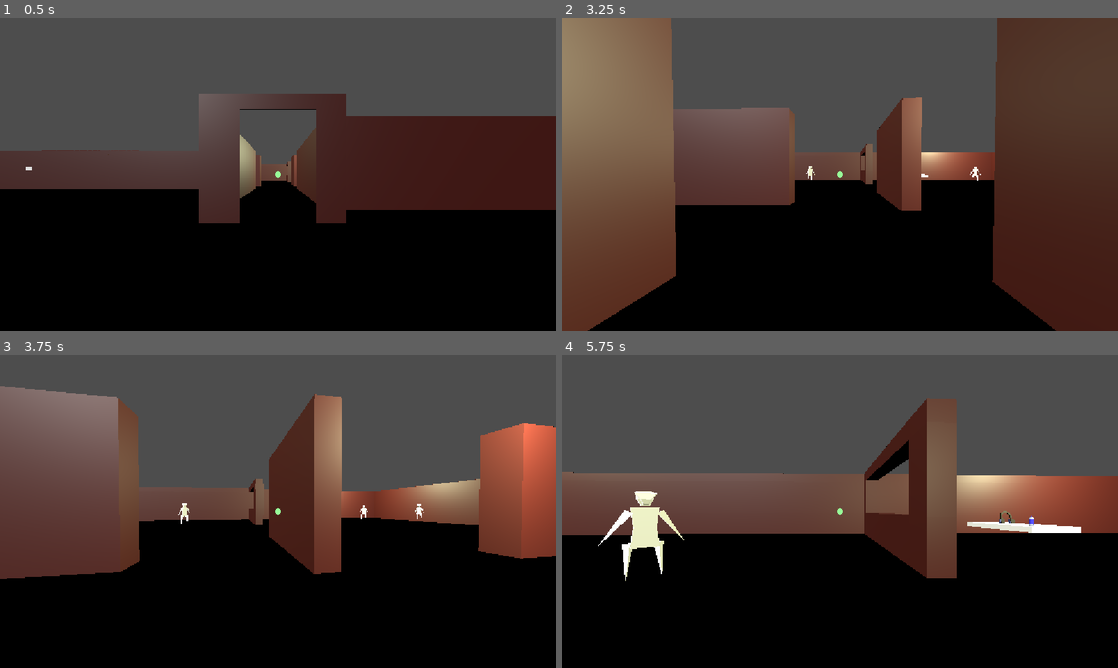
Above: before the commit, frames 1-4 (two rows, left to right).
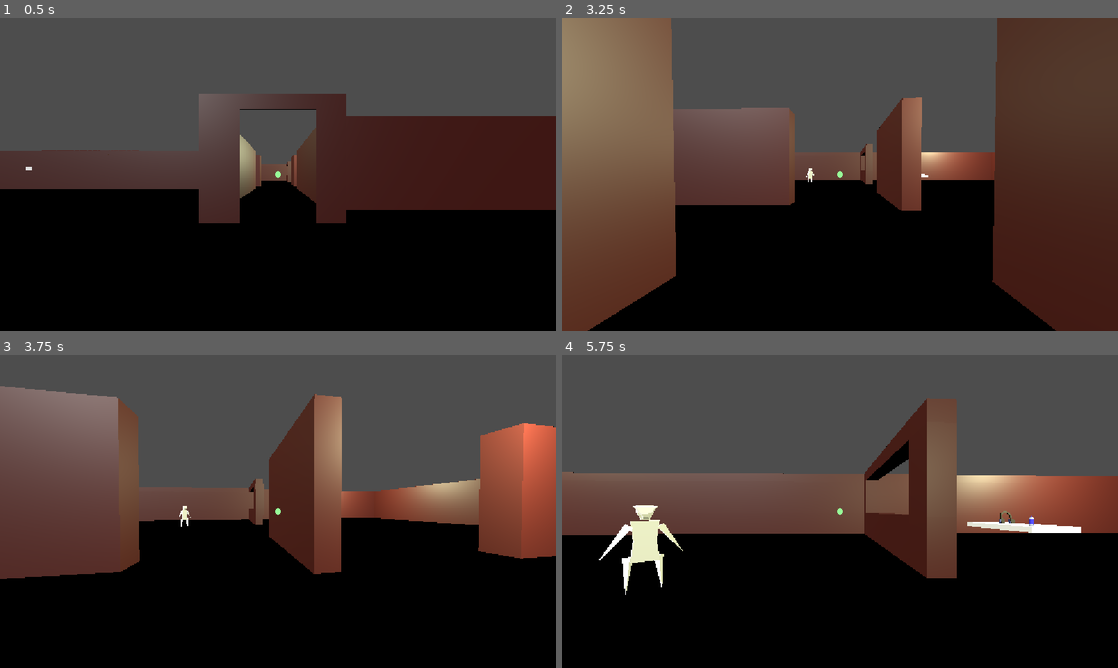
Above: after the commit, the same moments.

Repository: Dendrobyte/eye-of-attention
Game: Godot game, scene res://main.tscn
Same seed, same stepped clock (60 frames per second), same inputs: the game is played once before the commit and once after it.
Inputs (mouse positions are in pixels of both pictures, inside the frame that each line leads up to):
- Up to frame 1 (0.5 s): no input
- Up to frame 2 (3.25 s): tap Enter at 0.5 s; move the mouse to (867, 174) at 0.52 s; press the mouse at (867, 174) at 0.53 s; hold W (MOVE_FORWARD) from 0.53 s (still down); move the mouse to (812, 174) at 1.27 s; release the mouse at (812, 174) at 1.28 s; tap Shift (SPRINT) at 1.35, 2.85 s; move the mouse to (851, 168) at 2.02 s; press the mouse at (851, 168) at 2.03 s; move the mouse to (834, 180) at 2.77 s; release the mouse at (834, 180) at 2.78 s
- Up to frame 3 (3.75 s): keep holding W (MOVE_FORWARD); move the mouse to (316, 514) at 3.52 s; press the mouse at (316, 514) at 3.53 s
- Up to frame 4 (5.75 s): keep holding W (MOVE_FORWARD); move the mouse to (795, 508) at 4.27 s; release the mouse at (795, 508) at 4.28 s; tap Shift (SPRINT) at 4.35 s; move the mouse to (845, 511) at 5.02 s; press the mouse at (845, 511) at 5.03 s

Frame 1 is identical in both runs. In frame 2, less than 0.1% of the frame differs, in the area x 43-76%, y 47-53%; in frame 3, 0.1%; in frame 4, 1.3%, in the area x 6-22%, y 43-77%.

Commit message:
Timers added, NPCs snap down

Diff:
--- a/spatial-memory-match/entity_scenes/char_base_scene.tscn
+++ b/spatial-memory-match/entity_scenes/char_base_scene.tscn
@@ -73,6 +73,7 @@
 
 [sub_resource type="Animation" id="Animation_02bcf"]
 resource_name = "mask_off"
+length = 0.5
 tracks/0/type = "bezier"
 tracks/0/imported = false
 tracks/0/enabled = true
@@ -80,9 +81,9 @@
 tracks/0/interp = 1
 tracks/0/loop_wrap = true
 tracks/0/keys = {
-"handle_modes": PackedInt32Array(0, 2),
+"handle_modes": PackedInt32Array(0, 0),
 "points": PackedFloat32Array(-7.72594e-06, -0.0005, 0, 0.0005, 0, -0.26011378, -0.45, 0.012241021, 0, 0),
-"times": PackedFloat32Array(0.0009999999, 0.75)
+"times": PackedFloat32Array(0.0009999999, 0.5)
 }
 tracks/1/type = "bezier"
 tracks/1/imported = false
@@ -91,9 +92,9 @@
 tracks/1/interp = 1
 tracks/1/loop_wrap = true
 tracks/1/keys = {
-"handle_modes": PackedInt32Array(0, 2),
+"handle_modes": PackedInt32Array(0, 0),
 "points": PackedFloat32Array(2.4678926, -0.0005, 0, 0.0005, 0, 2.4292936, -0.55, 0.004971981, 0, 0),
-"times": PackedFloat32Array(0.0009999999, 0.75)
+"times": PackedFloat32Array(0.0009999999, 0.5)
 }
 tracks/2/type = "bezier"
 tracks/2/imported = false
@@ -102,9 +103,9 @@
 tracks/2/interp = 1
 tracks/2/loop_wrap = true
 tracks/2/keys = {
-"handle_modes": PackedInt32Array(0, 2),
+"handle_modes": PackedInt32Array(0, 0),
 "points": PackedFloat32Array(-0.20849395, -0.0005, 0, 0.0005, 0, -0.20849395, -0.12483334, 0, 0, 0),
-"times": PackedFloat32Array(0.0009999999, 0.75)
+"times": PackedFloat32Array(0.0009999999, 0.5)
 }
 tracks/3/type = "bezier"
 tracks/3/imported = false
@@ -113,13 +114,14 @@
 tracks/3/interp = 1
 tracks/3/loop_wrap = true
 tracks/3/keys = {
-"handle_modes": PackedInt32Array(0, 2),
+"handle_modes": PackedInt32Array(0, 0),
 "points": PackedFloat32Array(0, -0.0005, 0, 0.0005, 0, 0.71130925, -0.6166667, -0.06616032, 0, 0),
-"times": PackedFloat32Array(0.0009999999, 0.75)
+"times": PackedFloat32Array(0.0009999999, 0.5)
 }
 
 [sub_resource type="Animation" id="Animation_c57g7"]
 resource_name = "mask_on"
+length = 0.36666667
 tracks/0/type = "bezier"
 tracks/0/imported = false
 tracks/0/enabled = true
@@ -129,7 +131,7 @@
 tracks/0/keys = {
 "handle_modes": PackedInt32Array(0, 0),
 "points": PackedFloat32Array(-0.26, -0.25, 0, 0.25, 0, -7.72594e-06, -0.25, 0, 0.25, 0),
-"times": PackedFloat32Array(0, 0.7398442)
+"times": PackedFloat32Array(0, 0.33333334)
 }
 tracks/1/type = "bezier"
 tracks/1/imported = false
@@ -140,7 +142,7 @@
 tracks/1/keys = {
 "handle_modes": PackedInt32Array(0, 0),
 "points": PackedFloat32Array(2.429, -0.25, 0, 0.25, 0, 2.4678926, -0.25, 0, 0.25, 0),
-"times": PackedFloat32Array(0, 0.7398442)
+"times": PackedFloat32Array(0, 0.33333334)
 }
 tracks/2/type = "bezier"
 tracks/2/imported = false
@@ -151,7 +153,7 @@
 tracks/2/keys = {
 "handle_modes": PackedInt32Array(0, 0),
 "points": PackedFloat32Array(-0.208, -0.25, 0, 0.25, 0, -0.20849395, -0.25, 0, 0.25, 0),
-"times": PackedFloat32Array(0, 0.7398442)
+"times": PackedFloat32Array(0, 0.33333334)
 }
 tracks/3/type = "bezier"
 tracks/3/imported = false
@@ -162,7 +164,7 @@
 tracks/3/keys = {
 "handle_modes": PackedInt32Array(0, 0),
 "points": PackedFloat32Array(0, -0.25, 0, 0.25, 0, 0, -0.25, 0, 0.25, 0),
-"times": PackedFloat32Array(0, 0.7398442)
+"times": PackedFloat32Array(0, 0.33333334)
 }
 tracks/4/type = "bezier"
 tracks/4/imported = false
@@ -173,7 +175,7 @@
 tracks/4/keys = {
 "handle_modes": PackedInt32Array(0, 0),
 "points": PackedFloat32Array(0, -0.25, 0, 0.25, 0, 0, -0.25, 0, 0.25, 0),
-"times": PackedFloat32Array(0, 0.7398442)
+"times": PackedFloat32Array(0, 0.33333334)
 }
 tracks/5/type = "bezier"
 tracks/5/imported = false
@@ -184,7 +186,7 @@
 tracks/5/keys = {
 "handle_modes": PackedInt32Array(0, 0),
 "points": PackedFloat32Array(0.7120943, -0.25, 0, 0.25, 0, 0, -0.25, 0, 0.25, 0),
-"times": PackedFloat32Array(0, 0.7398442)
+"times": PackedFloat32Array(0, 0.33333334)
 }
 
 [sub_resource type="AnimationLibrary" id="AnimationLibrary_6d5g6"]
@@ -195,6 +197,7 @@
 }
 
 [node name="char_base" unique_id=165551240 instance=ExtResource("1_02bcf")]
+transform = Transform3D(1, 0, 0, 0, 1, 0, 0, 0, 1, 0, 0.09515369, 0)
 
 [node name="AnimationPlayer" type="AnimationPlayer" parent="." index="0" unique_id=1901851464]
 libraries/ = SubResource("AnimationLibrary_6d5g6")
--- a/spatial-memory-match/main.tscn
+++ b/spatial-memory-match/main.tscn
@@ -13,9 +13,10 @@
 
 [node name="Main" type="Node3D" unique_id=1752176662]
 
-[node name="LevelManager" type="Node" parent="." unique_id=381122697]
+[node name="LevelManager" type="Node3D" parent="." unique_id=973793902]
 script = ExtResource("1_h2yge")
 level_scene_name = "first_floor"
+npc_count = 2
 
 [node name="prototype_map" parent="LevelManager" unique_id=7209299 instance=ExtResource("1_ig7tw")]
 
--- a/spatial-memory-match/scripts/global_state.gd
+++ b/spatial-memory-match/scripts/global_state.gd
@@ -29,7 +29,25 @@
 	if SATISFIED_NPCS == TOTAL_NPCS:
 		end_game()
 
+# Game points, timer, etc.
+# These could be handled in LevelManager, which is acting as LevelState (aka whole game lol)
+var STOPWATCH_STARTED = false
+var TIME_ELAPSED = 0.0
+
+func start_game_stopwatch():
+	STOPWATCH_STARTED = true
+	print("stopwatch started")
+
+# They won't be able to walk back through a level, so not bothering with the area that triggers start
+func end_game_stopwatch():
+	STOPWATCH_STARTED = true
+	print("stopwatch stopped")
+
+func show_time_elapsed():
+	return str(TIME_ELAPSED).pad_decimals(2)
+
 func end_game():
+	end_game_stopwatch()
 	print("All NPCs satisfied! Game complete!")
 
 # Will mimic the Escape Simulator inventory system, works for me. UI and all.
--- a/spatial-memory-match/scripts/level_manager.gd
+++ b/spatial-memory-match/scripts/level_manager.gd
@@ -1,4 +1,4 @@
-extends Node
+extends Node3D
 class_name LevelManager
 
 var ITEM_POSITIONS = [] # NOTE: i don't think we need dicts, just remove when unused
@@ -12,6 +12,8 @@
 # Debug Options
 @export_enum("prototype_map", "first_floor") var level_scene_name: String
 @export var no_randomize: bool = false
+
+# These options mimic what can be configured in menu / game settings
 @export var npc_count = 8 # todo: wire up to menu, like this for debug
 
 # Called when the node enters the scene tree for the first time.
@@ -30,13 +32,25 @@
 		# log positions and free those nodes
 		if child_name.contains("PLAYER_POS"):
 			# var num: int = child_name.trim_prefix("PLAYER_POS_").to_int() # prefer hard error here
-			NPC_TRANSFORMS.append({"position": child.position, "rotation": child.rotation})
+			var y_offset = 0.02 # slight offset from Blender, beats snap-down
+			var new_npc_position = snap_down_pos(child.position, y_offset)
+			NPC_TRANSFORMS.append({"position": new_npc_position, "rotation": child.rotation})
 			child.queue_free()
 		if child_name.contains("ITEM_POS"):
 			ITEM_POSITIONS.append(child.position)
 			child.queue_free()
-		if child_name.contains("PLAYER_START_POS"):
+		if child_name == "PLAYER_START_POS":
 			GlobalState.set_start_pos(child.position)
+			child.queue_free()
+		if child_name == "START":
+			var new_area_3d: Area3D = Area3D.new()
+			var area_collider = child.get_child(0).duplicate() # StaticBody3D -> CollisionShape3D
+			# new_area_3d.set_script("res://scripts/start_area_behavior.gd")
+			new_area_3d.add_child(area_collider)
+			new_area_3d.body_entered.connect(start_area_entered)
+			add_child(new_area_3d)
+			child.queue_free()
+
 	print("Loaded item and NPC positions\nNPC Count: ", len(NPC_TRANSFORMS), "\nItem Count: ", len(ITEM_POSITIONS))
 
 	# Get the items and then scatter them at those positions
@@ -47,8 +61,6 @@
 		ITEM_POSITIONS.shuffle()
 
 	# NOTE: Always assuming more items than positions
-	print("item pos: ", ITEM_POSITIONS)
-	print("item nodes: ", item_nodes)
 	for idx in range(len(ITEM_POSITIONS)):
 		var item_pos = ITEM_POSITIONS[idx]
 		var item_node: Node = item_nodes[idx]
@@ -79,6 +91,12 @@
 	GlobalState.level_manager = self
 	GlobalState.set_total_npcs(npc_count) # menu -> level manager -> state
 
+
+# Keeping it here feels fine... but for now
+func _process(delta: float):
+	if GlobalState.STOPWATCH_STARTED:
+		GlobalState.TIME_ELAPSED += delta
+
 func extract_items(scene_packed):
 	var result_item_nodes = []
 	var scene: Node = scene_packed.instantiate()
@@ -88,3 +106,23 @@
 
 	scene.queue_free()
 	return result_item_nodes
+
+var ray_offset = {
+	x = 0,
+	y = 0,
+	z = 0,
+}
+func snap_down_pos(node_position, y_offset):
+	var space_state = get_world_3d().direct_space_state
+	var ray_start = Vector3(node_position.x + ray_offset.x, node_position.y + 5, node_position.z + ray_offset.z) # Start above the player?
+	var ray_end = Vector3(node_position.x + ray_offset.x, node_position.y - 10, node_position.z + ray_offset.z) # I don't think we need to go too far down?
+	var query = PhysicsRayQueryParameters3D.create(ray_start, ray_end)
+	query.exclude = [self]
+	var result = space_state.intersect_ray(query)
+	if result:
+		node_position.y = result.position.y + y_offset
+	return node_position
+
+func start_area_entered(_body):
+	if !GlobalState.STOPWATCH_STARTED:
+		GlobalState.start_game_stopwatch()
--- a/spatial-memory-match/scripts/npc_behavior.gd
+++ b/spatial-memory-match/scripts/npc_behavior.gd
@@ -20,7 +20,7 @@
 		await toggle_mask(true)
 		$WantedItem.show()
 		want_timer = Timer.new()
-		want_timer.wait_time = 3.0
+		want_timer.wait_time = 2.0
 		want_timer.one_shot = true
 		want_timer.timeout.connect(func():
 			$WantedItem.hide()
Binary file changed: spatial-memory-match/assets/levels/first_floor.glb
Binary file changed: spatial-memory-match/assets/levels/prototype_map.glb
Not shown, changed: Blender/first_floor.blend
Not shown, changed: Blender/first_floor.blend1
Not shown, changed: Blender/items.blend
Not shown, changed: Blender/items.blend1
Not shown, changed: Blender/prototype_map.blend
Not shown, changed: Blender/prototype_map.blend1
